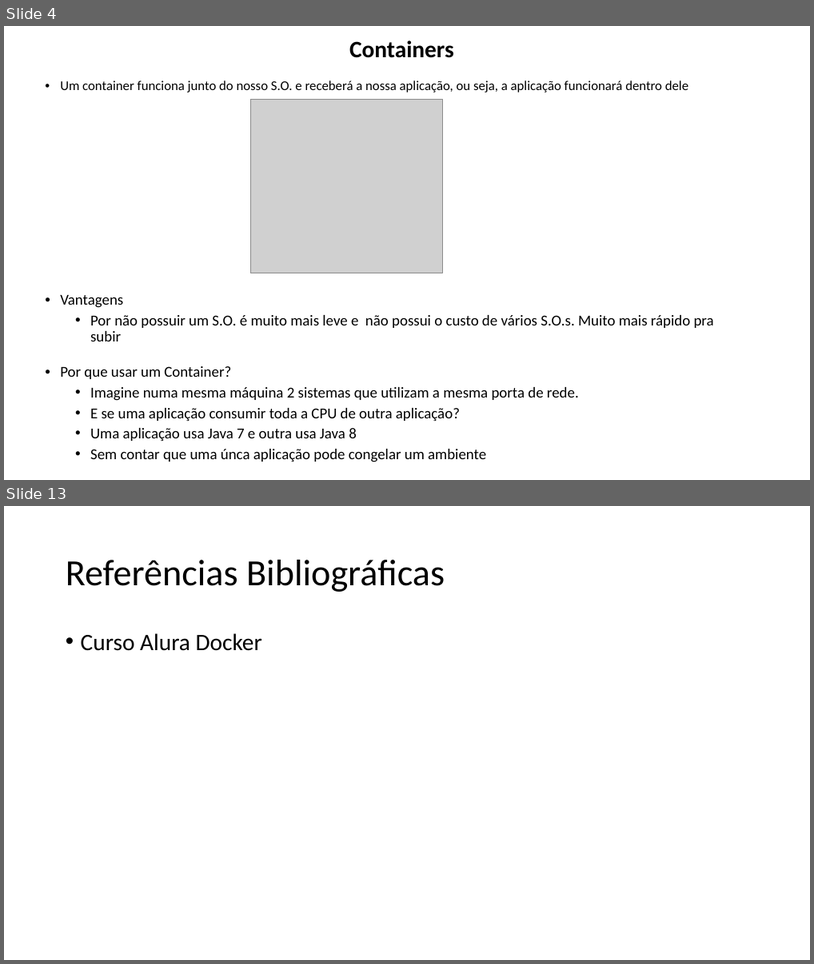
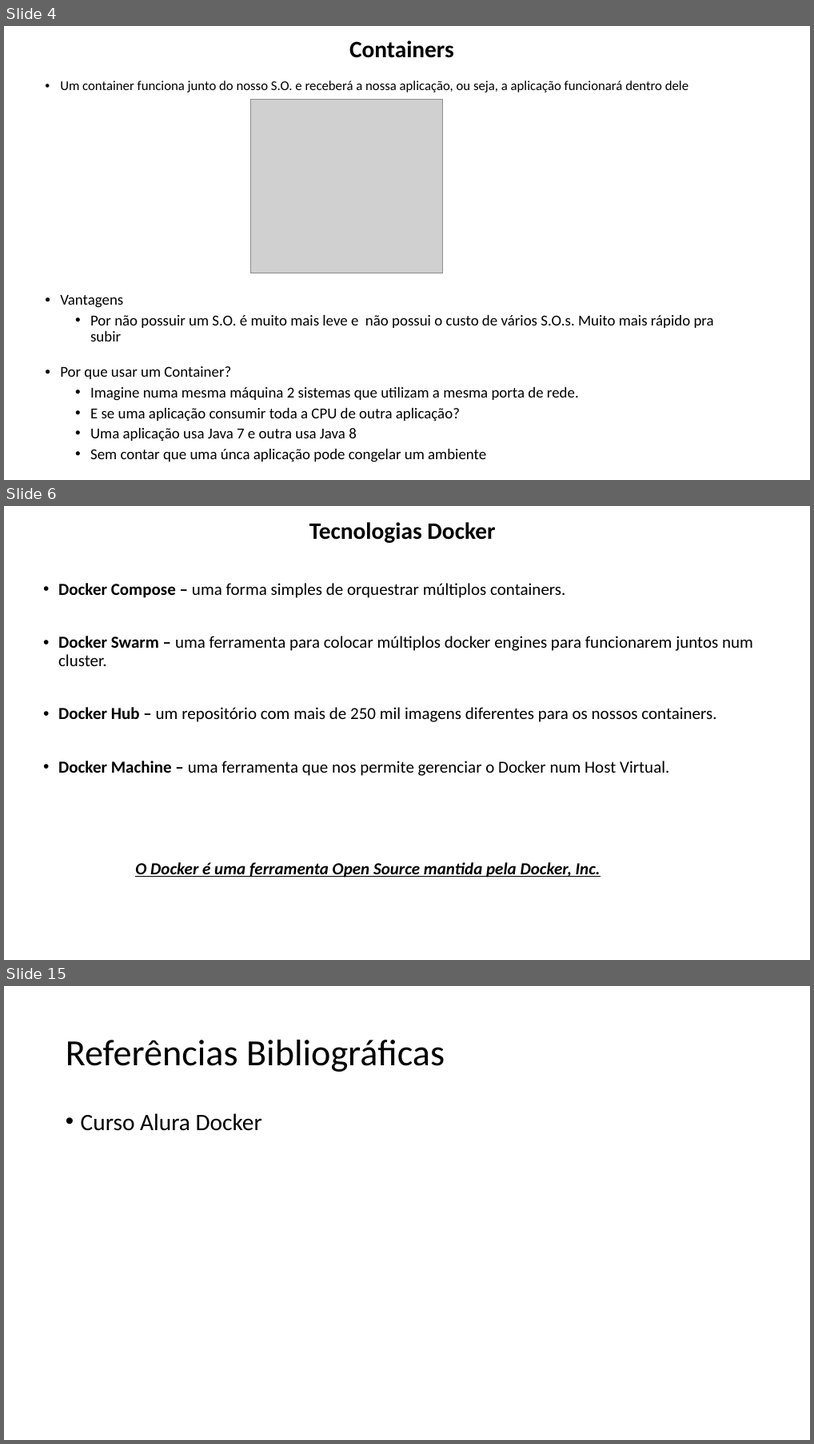
Before and after one commit to lacsousa/learning-docker, a slide deck: docs/docker-resumo.pptx. Shown one above the other, each under a label of ours: slides 4 and 13 before the commit, slides 4, 6 and 15 after it; the slides between them are not shown. The pictures are 814x964 and 814x1444 pixels, drawn with LibreOffice and Linux fonts; fonts in the diff are those of the drawing; grey boxes stand for pictures. Boxes give left, top, right and bottom in pixels: in the first picture for what was removed or moved away, otherwise in the second. Text is boxed around its words. In the diff, an @@ line names an element or a change of style, - is before the commit and + after.

```diff
--- a/docs/docker-resumo.pptx
+++ b/docs/docker-resumo.pptx
@@ slide 6 added at (4,506,810,960), background #FFFFFF @@
@@ text added at (310,522,495,543), 28 pt, text #000000, bold @@
+Tecnologias Docker
@@ text added at (58,583,754,776), 20 pt, text #000000 @@
+• Docker Compose – uma forma simples de orquestrar múltiplos containers.
+• Docker Swarm – uma ferramenta para colocar múltiplos docker engines para funcionarem juntos num cluster.
+• Docker Hub – um repositório com mais de 250 mil imagens diferentes para os nossos containers.
+• Docker Machine – uma ferramenta que nos permite gerenciar o Docker num Host Virtual.
@@ text added at (135,862,601,877), 20 pt, text #000000, bold, italic, underline @@
+O Docker é uma ferramenta Open Source mantida pela Docker, Inc.
@@ what was slide 13 is now slide 15 @@
```
Also in this commit, not shown: 1 slide changed, 1 other slide added.
